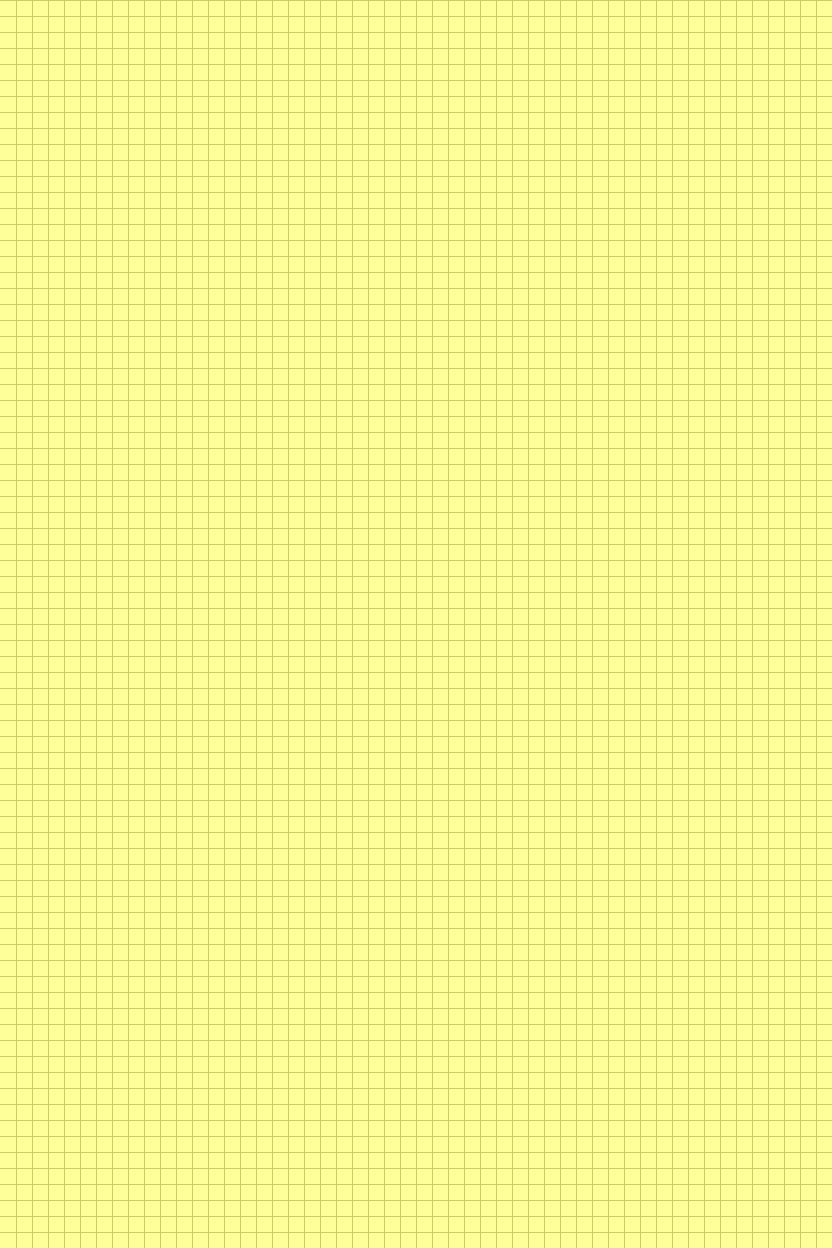
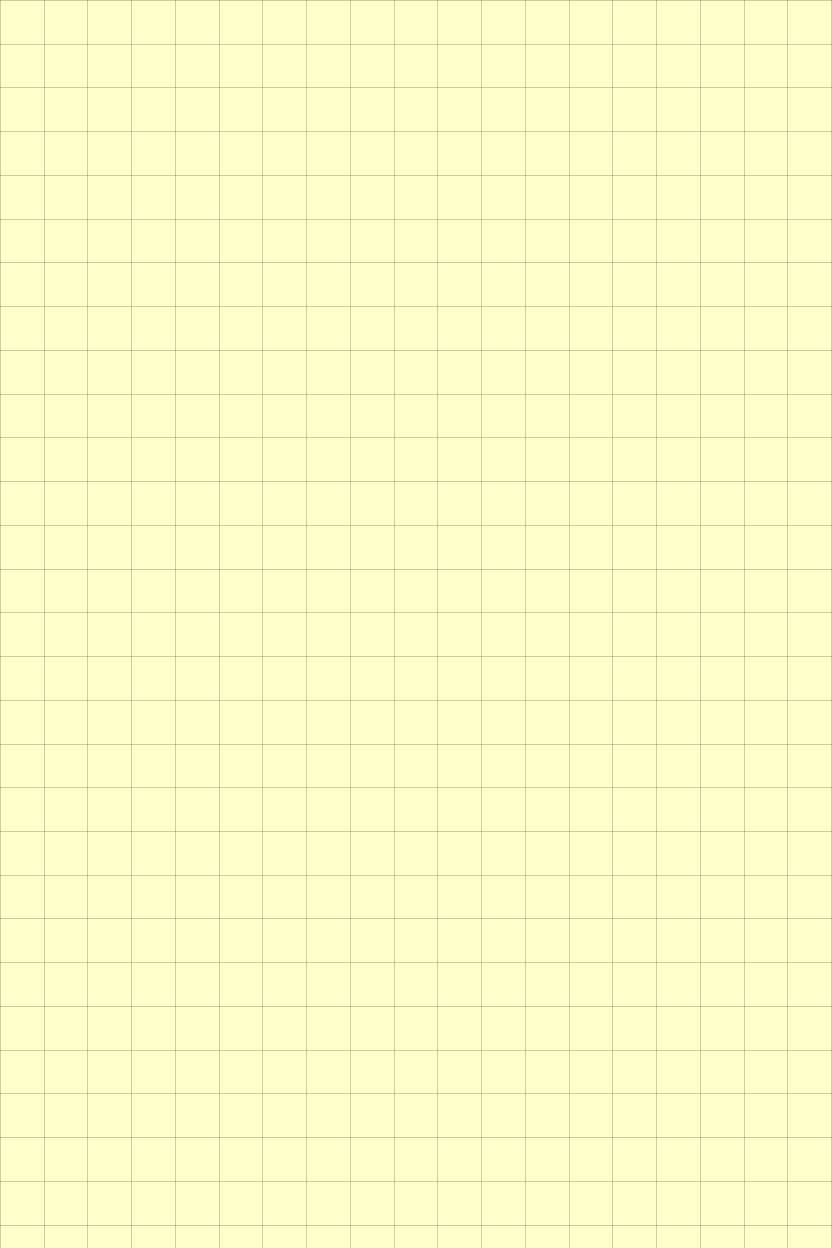
The second w=832, h=1248 image is a revision of the first. Changes to its layers:
removed layer "Layer 2" over (0, 0, 832, 1233)
removed layer "Layer 1" over (16, 0, 817, 1248)
added layer "horizontal" above "vertical" over (0, 0, 832, 1226)
added layer "vertical" above "Background" over (0, 0, 832, 1248)
painted on "Background" over (0, 0, 832, 1248)
